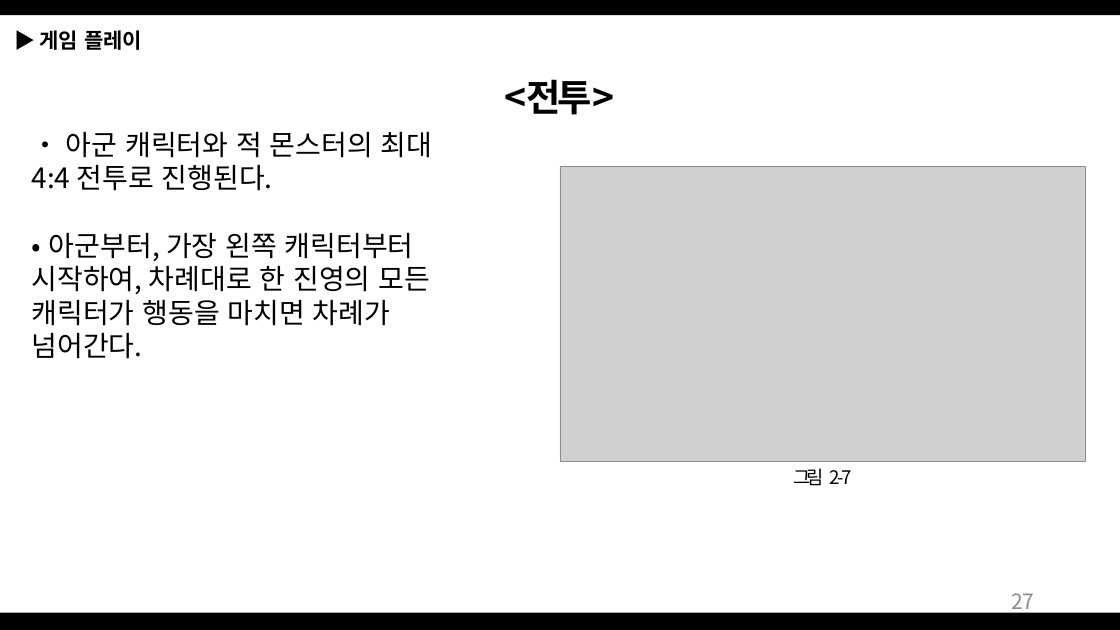
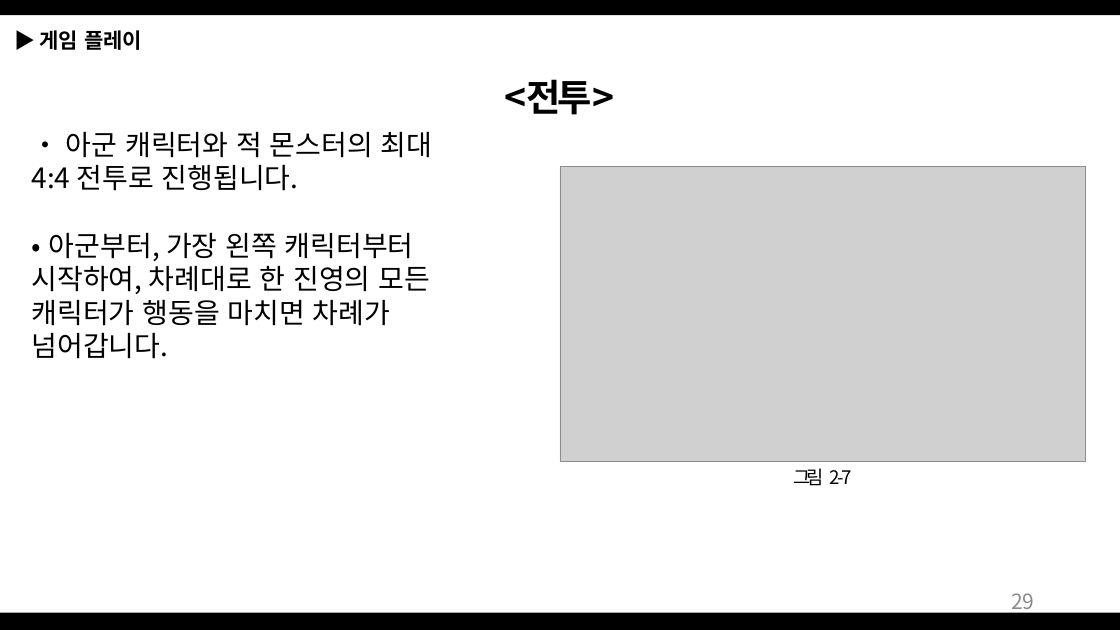
Before and after one commit to Bumizi/GameDesign, a slide deck: slide 29 of 2018 동계방학 기획자 특훈/Dungeon Tamer_190103.pptx (slide 27 before the commit). Drawn at 1120x630 pixels with LibreOffice and Linux fonts; fonts in the diff are those of the drawing; grey boxes stand for pictures. Boxes give left, top, right and bottom in pixels: in the first picture for what was removed or moved away, otherwise in the second. Text is boxed around its words. In the diff, an @@ line names an element or a change of style, - is before the commit and + after.

```diff
--- a/2018 동계방학 기획자 특훈/Dungeon Tamer_190103.pptx
+++ b/2018 동계방학 기획자 특훈/Dungeon Tamer_190103.pptx
@@ text at (32,131,433,359): text changed @@
-• 아군 캐릭터와 적 몬스터의 최대 4:4 전투로 진행된다.
-• 아군부터, 가장 왼쪽 캐릭터부터 시작하여, 차례대로 한 진영의 모든 캐릭터가 행동을 마치면 차례가 넘어간다.
+• 아군 캐릭터와 적 몬스터의 최대 4:4 전투로 진행됩니다.
+• 아군부터, 가장 왼쪽 캐릭터부터 시작하여, 차례대로 한 진영의 모든 캐릭터가 행동을 마치면 차례가 넘어갑니다.
@@ page number at (1011,593,1034,614): text changed @@
-27
+29
```
Also in this commit, not shown: 5 other slides changed, 2 slides added.
